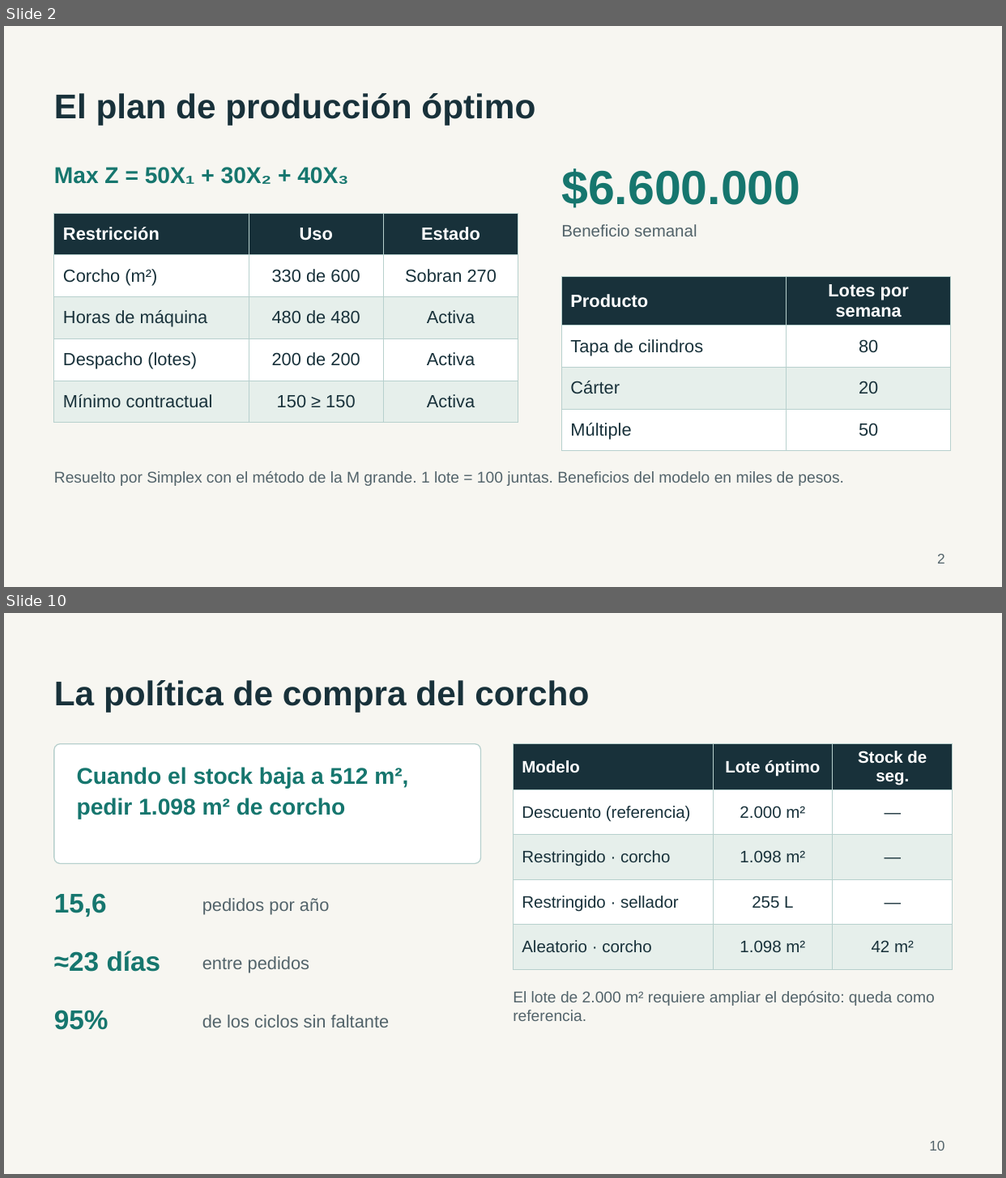
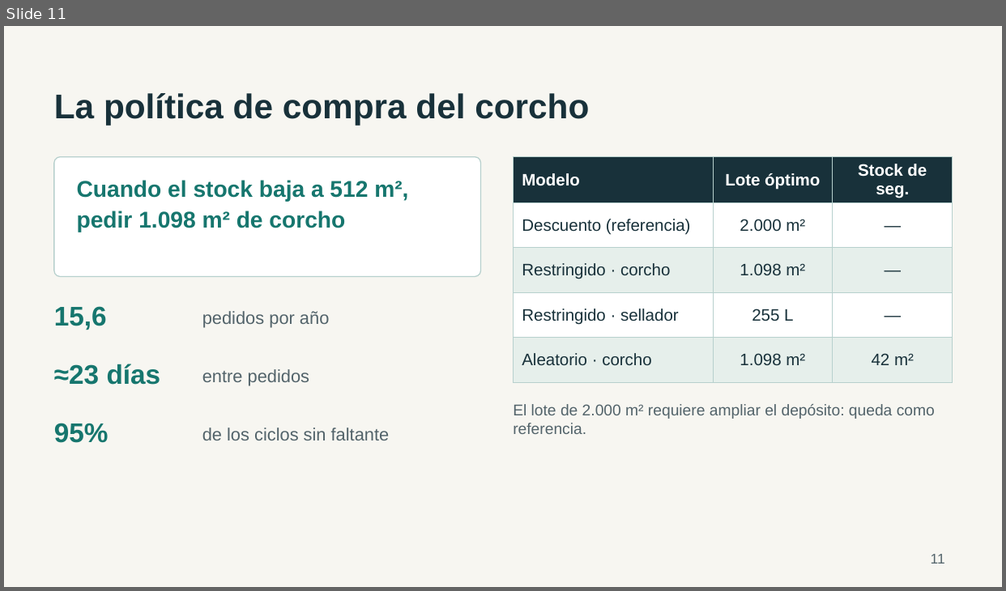
Before and after one commit to JuanBonadeo/utn_brain, a slide deck: materias/IO/entregables/etapa3/IO_402_Grupo1_Etapa3_Presentacion.pptx. Shown one above the other, each under a label of ours: slides 2 and 10 before the commit, slide 11 after it; the slides between them are not shown. The pictures are 1006x1178 and 1006x591 pixels, drawn with LibreOffice and Linux fonts; fonts in the diff are those of the drawing. Boxes give left, top, right and bottom in pixels: in the first picture for what was removed or moved away, otherwise in the second. Text is boxed around its words. In the diff, an @@ line names an element or a change of style, - is before the commit and + after.

```diff
--- a/materias/IO/entregables/etapa3/IO_402_Grupo1_Etapa3_Presentacion.pptx
+++ b/materias/IO/entregables/etapa3/IO_402_Grupo1_Etapa3_Presentacion.pptx
@@ slide 2 removed at (x1=4, y1=26, x2=1002, y2=587), background #F7F6F1 @@
@@ title removed at (x1=54, y1=93, x2=535, y2=126) @@
-El plan de producción óptimo
@@ text removed at (x1=54, y1=167, x2=348, y2=184) @@
-Max Z = 50X₁ + 30X₂ + 40X₃
@@ text removed at (x1=561, y1=169, x2=800, y2=208) @@
-$6.600.000
@@ table removed at (x1=54, y1=213, x2=518, y2=412), 5 rows, 3 columns @@
-Restricción | Uso | Estado
-Corcho (m²) | 330 de 600 | Sobran 270
-Horas de máquina | 480 de 480 | Activa
-Despacho (lotes) | 200 de 200 | Activa
-Mínimo contractual | 150 ≥ 150 | Activa
@@ text removed at (x1=561, y1=224, x2=697, y2=237) @@
-Beneficio semanal
@@ table removed at (x1=562, y1=277, x2=951, y2=443), 4 rows, 2 columns @@
-Producto | Lotes por semana
-Tapa de cilindros | 80
-Cárter | 20
-Múltiple | 50
@@ text removed at (x1=54, y1=472, x2=844, y2=486) @@
-Resuelto por Simplex con el método de la M grande. 1 lote = 100 juntas. Beneficios del modelo en miles de pesos.
@@ page number removed at (x1=937, y1=554, x2=945, y2=564) @@
-2
@@ what was slide 10 is now slide 11 @@
@@ page number at (x1=931, y1=554, x2=945, y2=564): text changed @@
-10
+11
```
Also in this commit, not shown: 7 slides changed, 4 slides added, 3 other slides removed, 1 other file.
